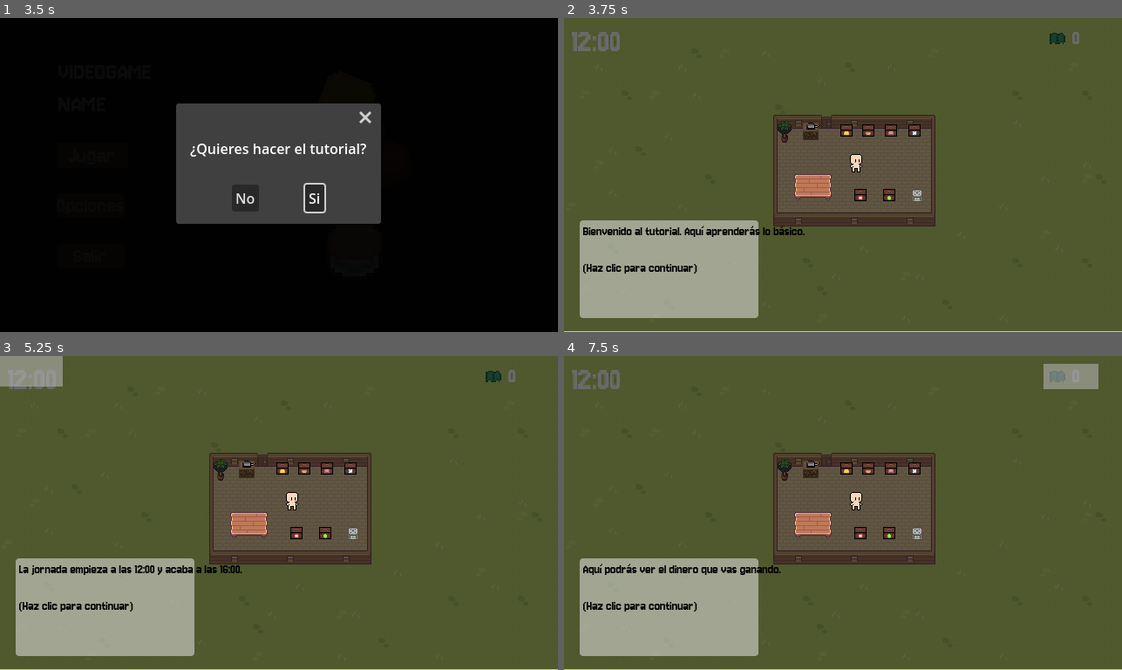
Above: before the commit, frames 1-4 (two rows, left to right).
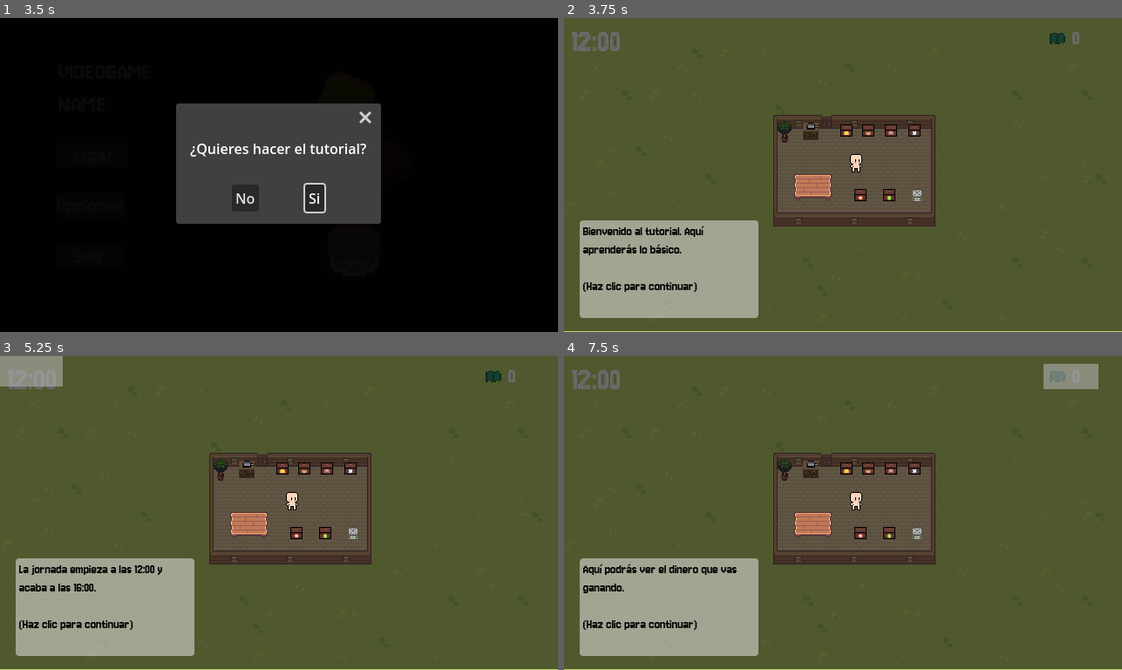
Above: after the commit, the same moments.

Repository: apastraher/BURGERBURGER
Game: Godot game, scene res://scenes/menu.tscn
The game is run twice, just before and just after one commit, with the same random seed, the same clock (stepped at 60 frames per second) and the same inputs.
Inputs (mouse positions are in pixels of both pictures, inside the frame that each line leads up to):
- Up to frame 1 (3.5 s): click "Jugar" at 0.5 s; click "Jugar" at 1.25 s; click "Si" at 2 s; move the mouse to (401, 159) at 2.77 s; hold D (right) from 2.78 s (still down); tap E (grab) at 2.85 s; click (401, 159) at 2.92 s; tap Space at 3.02 s
- Up to frame 2 (3.75 s): move the mouse to (731, 190) at 3.52 s; release D (right) at 3.53 s; hold S (down) from 3.53 s (still down); tap E (grab) at 3.6 s
- Up to frame 3 (5.25 s): tap Space at 3.77, 5 s; tap Enter at 4.25 s; move the mouse to (334, 443) at 4.27 s; release S (down) at 4.28 s; hold D (right) 4.28-5.03 s; tap E (grab) at 4.35, 5.1 s; move the mouse to (251, 575) at 5.02 s; hold W (up) from 5.03 s (still down); click (251, 575) at 5.17 s
- Up to frame 4 (7.5 s): tap Space at 5.27, 6.02, 6.5, 6.77 s; tap Enter at 5.75, 7.25 s; move the mouse to (1010, 560) at 5.77 s; release W (up) at 5.78 s; hold A (left) 5.78-7.28 s; tap E (grab) at 5.85, 6.6, 7.35 s; move the mouse to (675, 465) at 6.52 s; move the mouse to (870, 513) at 7.27 s; hold S (down) from 7.28 s (still down); click (870, 513) at 7.42 s

Frame 1 is identical in both runs. In frame 2, 1.1% of the frame differs, in the area x 3-44%, y 66-88%; in frame 3, 1.0%; in frame 4, 0.8%.

Commit message:
Titulo e icono

Diff:
--- a/project.godot
+++ b/project.godot
@@ -10,10 +10,11 @@
 
 [application]
 
-config/name="TFGProject"
+config/name="BURGUERBURGUER!"
+config/version="v1.0.0"
 run/main_scene="res://scenes/menu.tscn"
 config/features=PackedStringArray("4.3", "Forward Plus")
-config/icon="res://icon.svg"
+config/icon="res://assets/Tilesets/UI/icon.png"
 
 [autoload]
 
--- a/scenes/tutorial.tscn
+++ b/scenes/tutorial.tscn
@@ -1848,6 +1848,7 @@
 theme_override_colors/font_color = Color(0, 0, 0, 1)
 theme_override_fonts/font = ExtResource("2_poh4n")
 theme_override_font_sizes/font_size = 15
+autowrap_mode = 2
 
 [node name="Map" type="Node" parent="."]
 
Binary file added: assets/Tilesets/UI/icon.png
Not shown, added: assets/Tilesets/UI/icon.png.import
